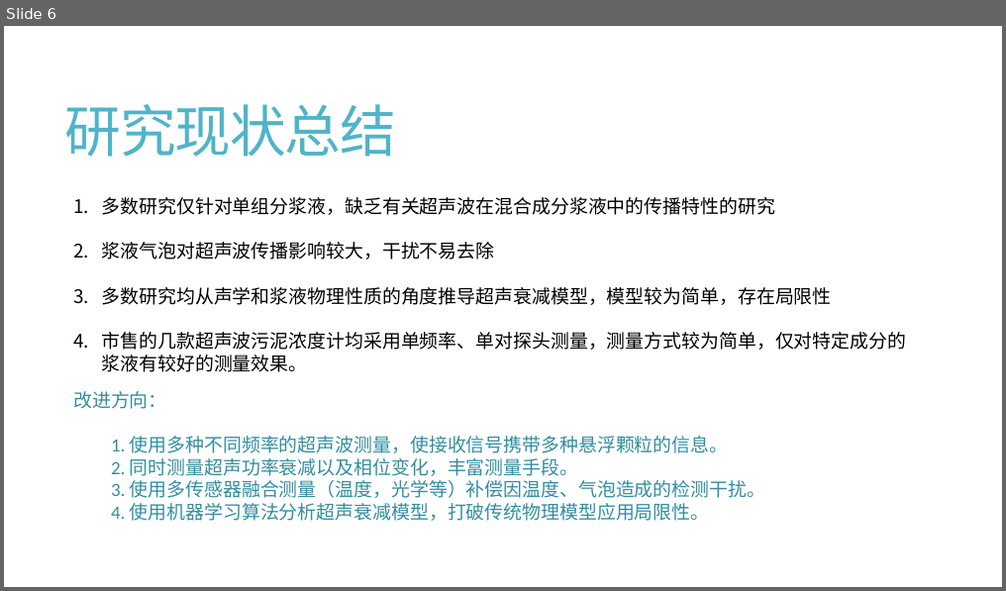
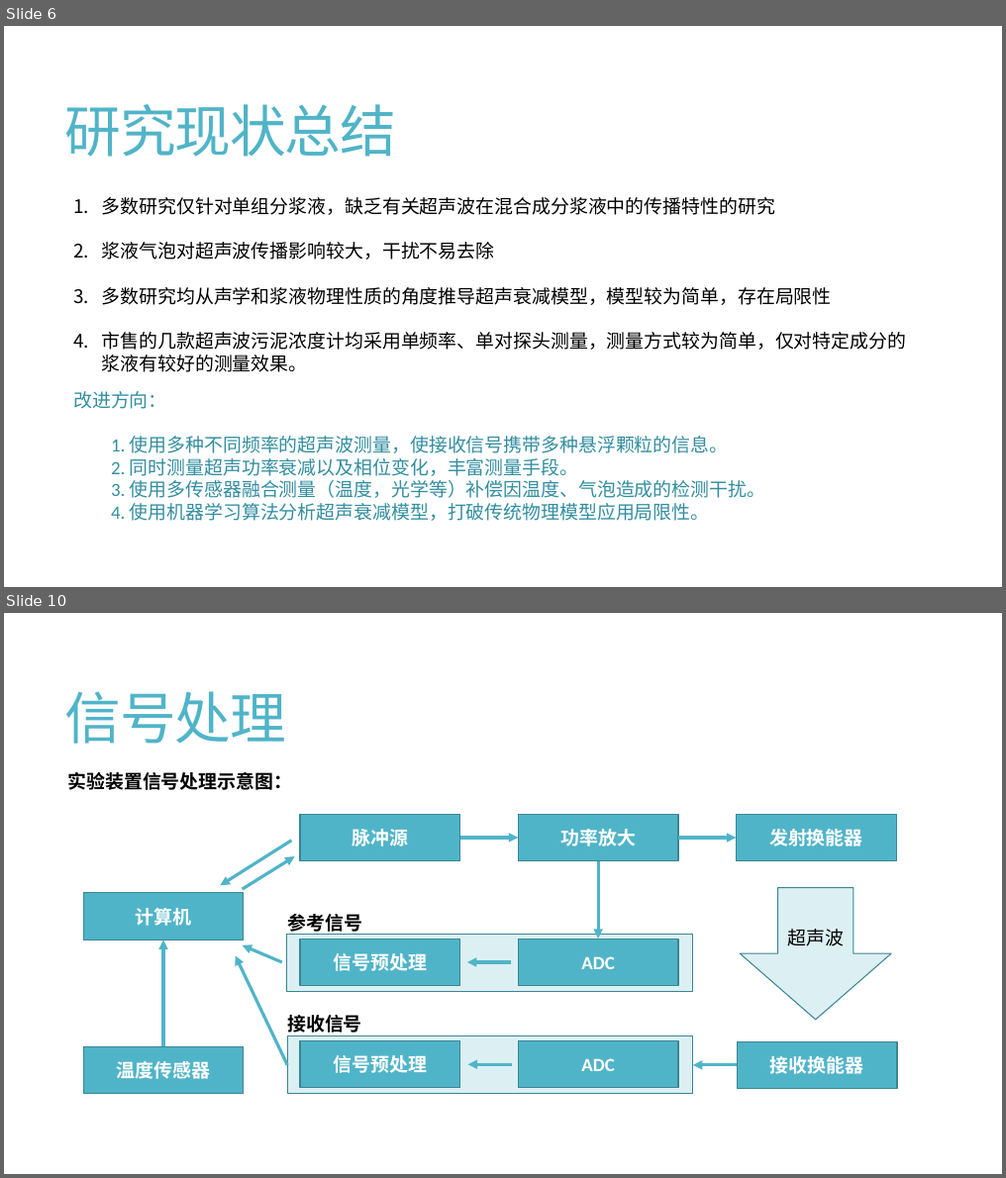
Before and after one commit to Travis-MA/UltrasonicConcMeter, a slide deck: 机器学习超声波浓度计.pptx. Shown one above the other, each under a label of ours: slide 6 before the commit, slides 6 and 10 after it; the slides between them are not shown. The pictures are 1006x591 and 1006x1178 pixels, drawn with LibreOffice and Linux fonts; fonts in the diff are those of the drawing. Boxes give left, top, right and bottom in pixels: in the first picture for what was removed or moved away, otherwise in the second. Text is boxed around its words. In the diff, an @@ line names an element or a change of style, - is before the commit and + after.

```diff
--- a/机器学习超声波浓度计.pptx
+++ b/机器学习超声波浓度计.pptx
@@ slide 10 added at <box>4,613,1002,1174</box>, background #FFFFFF @@
@@ title added at <box>65,691,286,744</box>, 54 pt, text #50B4C8 @@
+信号处理
@@ text added at <box>67,772,292,790</box>, 18 pt, text #000000, bold @@
+实验装置信号处理示意图：
@@ rectangle added at <box>300,814,460,861</box>, fill #50B4C8, outline #3B8594 1 pt, 18 pt, text #FFFFFF, bold @@
+脉冲源
@@ rectangle added at <box>519,814,678,861</box>, fill #50B4C8, outline #3B8594 1 pt, 18 pt, text #FFFFFF, bold @@
+功率放大
@@ rectangle added at <box>737,814,896,861</box>, fill #50B4C8, outline #3B8594 1 pt, 18 pt, text #FFFFFF, bold @@
+发射换能器
@@ arrow added from (291, 841) to (221, 885), #50B4C8 3 pt @@
@@ arrow added from (460, 838) to (519, 838), #50B4C8 3 pt @@
@@ arrow added from (678, 838) to (737, 838), #50B4C8 3 pt @@
@@ arrow added from (242, 889) to (294, 857), #50B4C8 3 pt @@
@@ arrow added from (598, 861) to (598, 939), #50B4C8 3 pt @@
@@ rectangle added at <box>83,893,244,940</box>, fill #50B4C8, outline #3B8594 1 pt, 18 pt, text #FFFFFF, bold @@
+计算机
@@ down arrow added at <box>740,888,891,1020</box>, fill #DCF0F4, outline #3B8594 1 pt, 18 pt, text #000000 @@
+超声波
@@ rectangle added at <box>287,934,693,992</box>, fill #DCF0F4, outline #3B8594 1 pt @@
@@ text added at <box>288,914,363,935</box>, 18 pt, text #000000, bold @@
+参考信号
@@ arrow added from (163, 1048) to (163, 940), #50B4C8 3 pt @@
@@ arrow added from (288, 1065) to (236, 956), #50B4C8 3 pt @@
@@ arrow added from (282, 962) to (242, 946), #50B4C8 3 pt @@
@@ rectangle added at <box>300,940,460,986</box>, fill #50B4C8, outline #3B8594 1 pt, 18 pt, text #FFFFFF, bold @@
+信号预处理
@@ arrow added from (512, 962) to (467, 962), #50B4C8 3 pt @@
@@ rectangle added at <box>519,940,678,986</box>, fill #50B4C8, outline #3B8594 1 pt, 18 pt, text #FFFFFF, bold @@
+ADC
@@ text added at <box>287,1015,362,1037</box>, 18 pt, text #000000, bold @@
+接收信号
@@ rectangle added at <box>83,1048,244,1094</box>, fill #50B4C8, outline #3B8594 1 pt, 18 pt, text #FFFFFF, bold @@
+温度传感器
@@ rectangle added at <box>288,1037,693,1094</box>, fill #DCF0F4, outline #3B8594 1 pt @@
@@ rectangle added at <box>300,1042,460,1088</box>, fill #50B4C8, outline #3B8594 1 pt, 18 pt, text #FFFFFF, bold @@
+信号预处理
@@ rectangle added at <box>519,1042,678,1088</box>, fill #50B4C8, outline #3B8594 1 pt, 18 pt, text #FFFFFF, bold @@
+ADC
@@ rectangle added at <box>737,1042,897,1089</box>, fill #50B4C8, outline #3B8594 1 pt, 18 pt, text #FFFFFF, bold @@
+接收换能器
@@ arrow added from (512, 1065) to (468, 1065), #50B4C8 3 pt @@
@@ arrow added from (737, 1065) to (693, 1065), #50B4C8 3 pt @@
```
Also in this commit, not shown: 4 slides changed, 2 other slides added, 16 other files.
